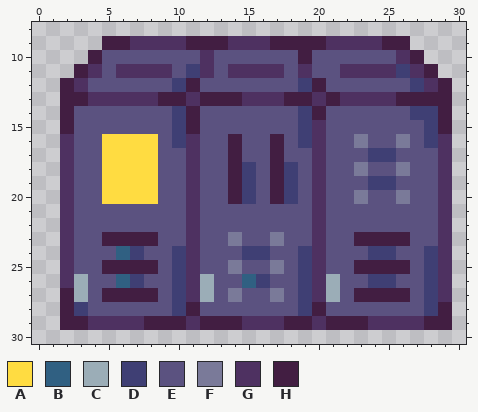
A pixel-art sprite gets an edit: Art/big_server.png. This is how it looked before the edit.
The file is 32x32 pixels. Shown: x 0..30, y 8..30. The old version is drawn lined up with the new one.
Palette (. is transparent): A #ffdc41  B #306082  C #9badb7  D #3f3f74  E #5b5280  F #7a7a99  G #4e3161  H #421e42
Now the later version:
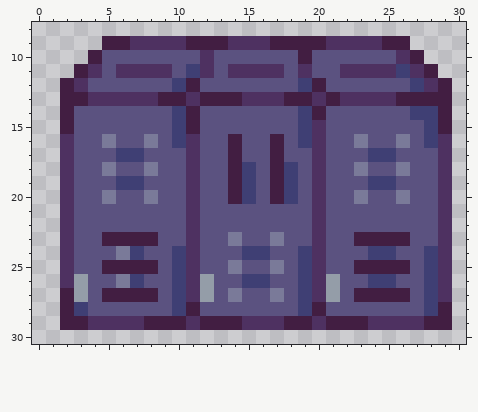
Message: walking animation front+back, updated servers
Change:
whole drawing moved by +0,+4 (the old picture is shown already moved)
@@ palette @@
-C #9badb7
+C #949da8
@@ x 3..10 @@
 15 EEEEEEED
-16 EEAAAAED
-17 EEAAAAEE
-18 EEAAAAEE
-19 EEAAAAEE
-20 EEAAAAEE
+16 EEFEEFED
+17 EEEDDEEE
+18 EEFEEFEE
+19 EEEDDEEE
+20 EEFEEFEE
 21 EEEEEEEE
@@ x 4..17 @@
 23 EHHHHEEGEEFEEF
-24 EEBDEEDGEEEDDE
+24 EEFDEEDGEEEDDE
 25 EHHHHEDGEEFEEF
-26 EEBDEEDGCEEBDE
+26 EEFDEEDGCEEDDE
 27 EHHHHEDGCEFEEF
